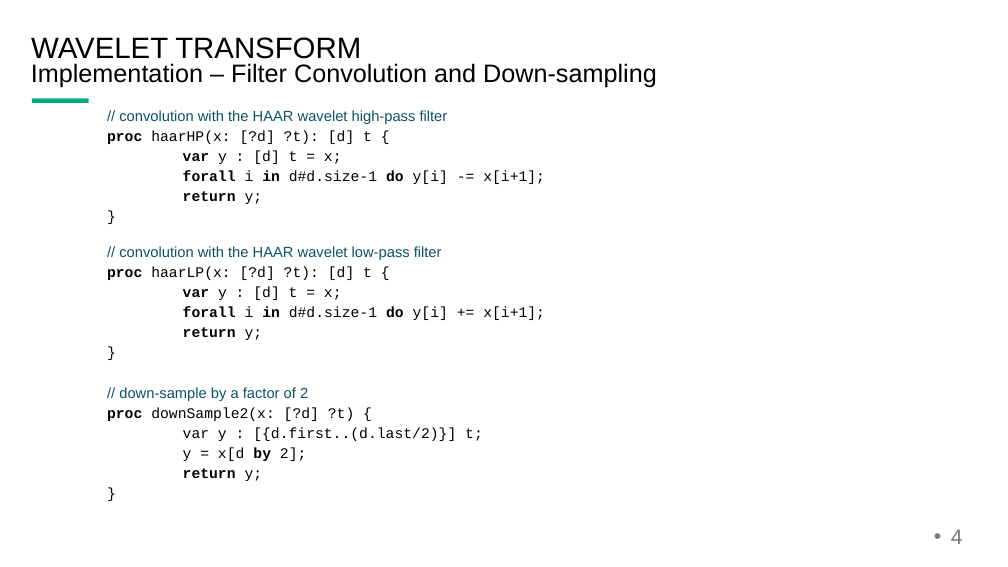
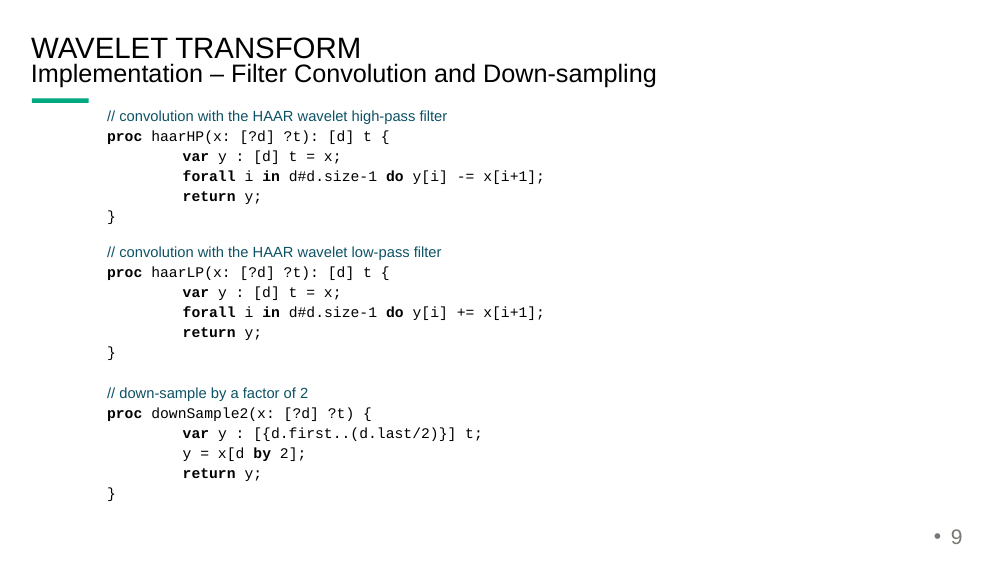
Before and after one commit to jeremiah-corrado/chpl_dwt_example, a slide deck: slide 9 of wavelet_notes.pptx (slide 4 before the commit). Drawn at 1008x567 pixels with LibreOffice and Linux fonts; fonts in the diff are those of the drawing; background and template pictures are left out. Boxes give left, top, right and bottom in pixels: in the first picture for what was removed or moved away, otherwise in the second. Text is boxed around its words. In the diff, an @@ line names an element or a change of style, - is before the commit and + after.

Commit message:
added typed and untyped info to slides. More detail still needed on slides 8-11.

```diff
--- a/wavelet_notes.pptx
+++ b/wavelet_notes.pptx
@@ text at box(183, 427, 483, 441): bold on in "var" @@
@@ page number at box(951, 529, 963, 544): text changed @@
-• 4
+• 9
```
Also in this commit, not shown: 2 other slides changed, 5 slides added, 1 other file.
